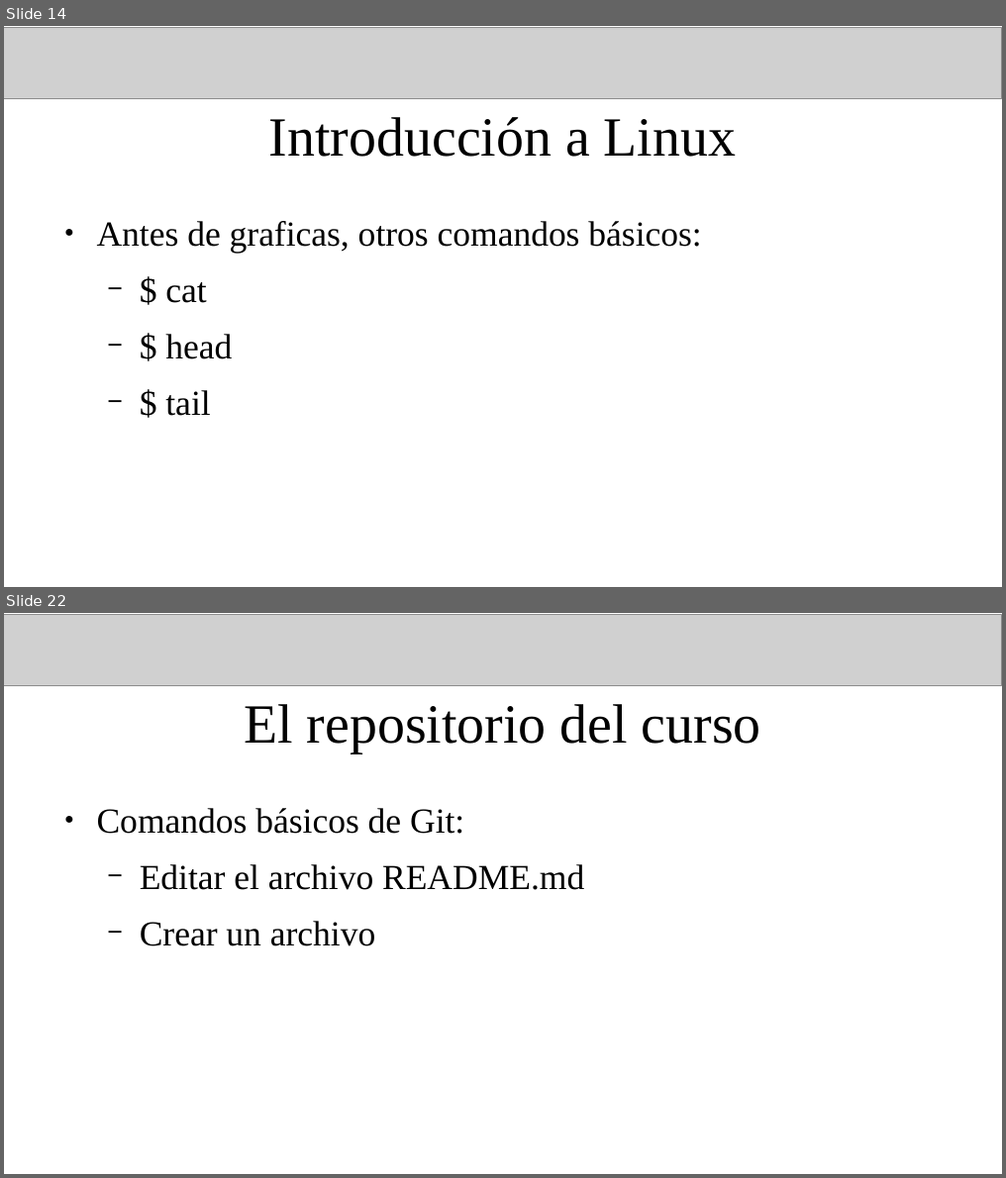
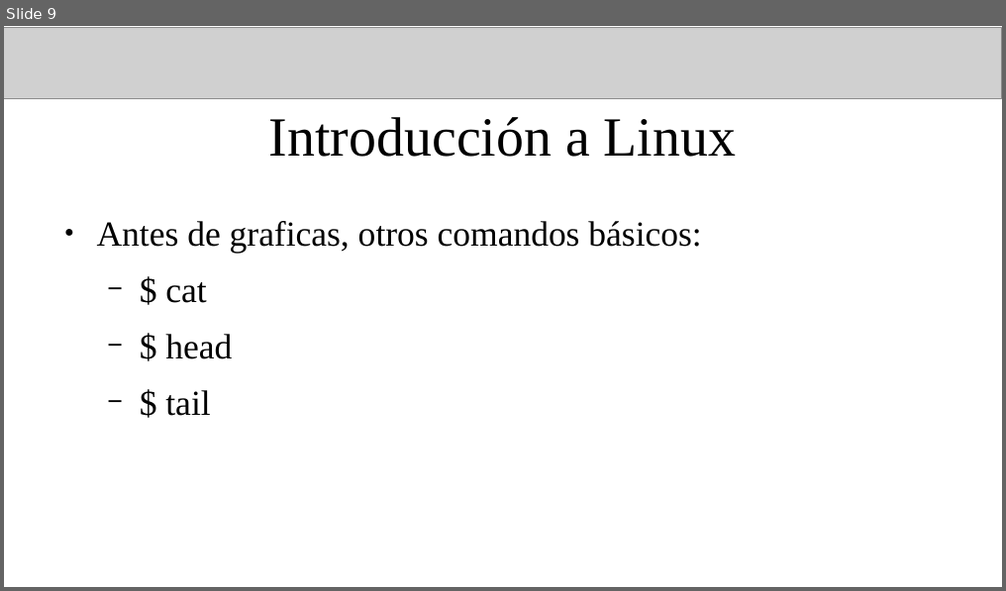
Before and after one commit to fiscompunipamplona/unidad1_IntroLinux, a slide deck: clases/clase-introLinux_1.odp. Shown one above the other, each under a label of ours: slides 14 and 22 before the commit, slide 9 after it; the slides between them are not shown. The pictures are 1006x1178 and 1006x591 pixels, drawn with LibreOffice and Linux fonts; fonts in the diff are those of the drawing; grey boxes stand for pictures. Boxes give left, top, right and bottom in pixels: in the first picture for what was removed or moved away, otherwise in the second. Text is boxed around its words. In the diff, an @@ line names an element or a change of style, - is before the commit and + after.

```diff
--- a/clases/clase-introLinux_1.odp
+++ b/clases/clase-introLinux_1.odp
@@ slide 22 removed at bbox=[4, 613, 1002, 1174], background #FFFFFF @@
@@ picture removed at bbox=[4, 615, 1002, 685] @@
@@ title removed at bbox=[244, 704, 761, 754] @@
-El repositorio del curso
@@ text removed at bbox=[97, 808, 584, 947] @@
-● Comandos básicos de Git:
-  − Editar el archivo README.md
-  − Crear un archivo
@@ what was slide 14 is now slide 9 @@
```
Also in this commit, not shown: 2 slides changed, 9 other slides removed, 3 other files.
